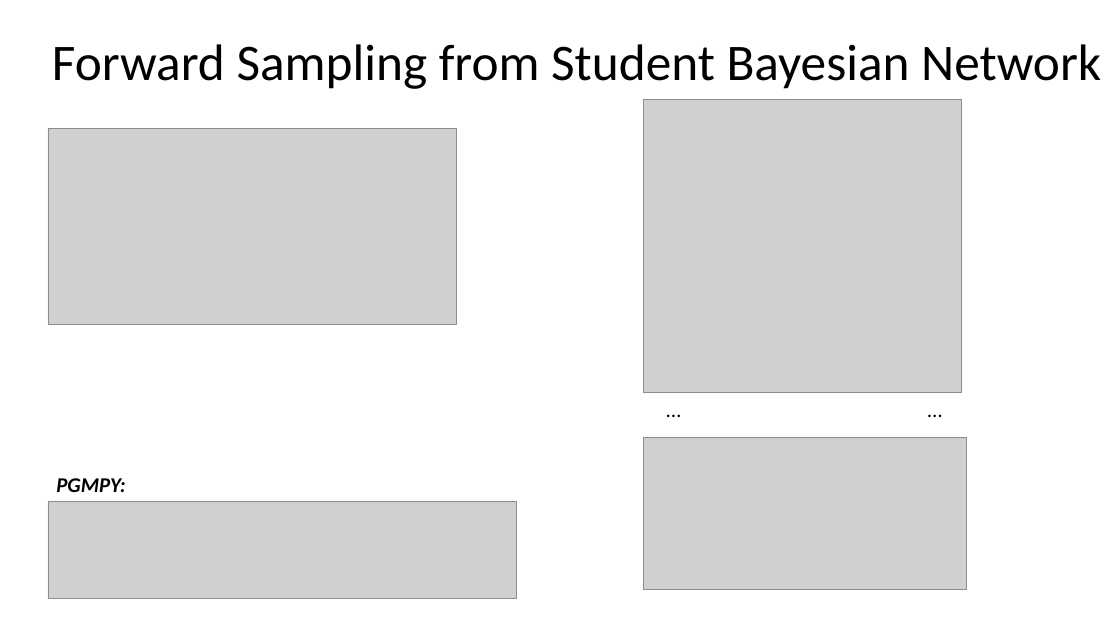
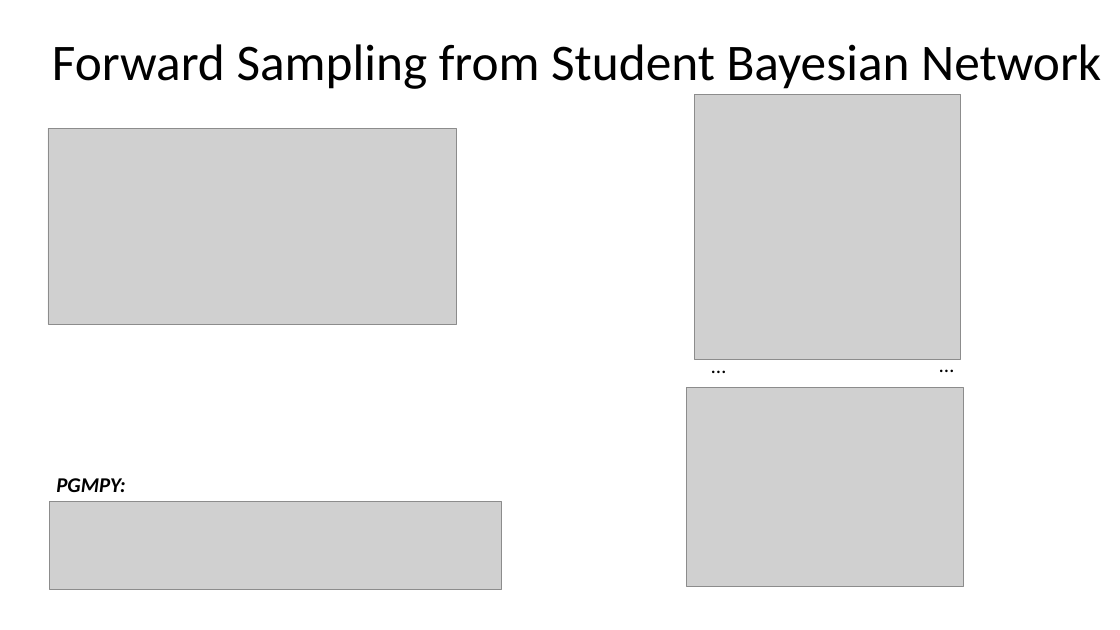
Before and after one commit to Mihir2/Student_Bayesian_Network, a slide deck: slide 4 of PGM_Inference_Draft2.pptx. Drawn at 1120x630 pixels with LibreOffice and Linux fonts; fonts in the diff are those of the drawing; grey boxes stand for pictures. Boxes give left, top, right and bottom in pixels: in the first picture for what was removed or moved away, otherwise in the second. Text is boxed around its words. In the diff, an @@ line names an element or a change of style, - is before the commit and + after.

```diff
--- a/PGM_Inference_Draft2.pptx
+++ b/PGM_Inference_Draft2.pptx
@@ picture: place and size @@
-picture at [644,99,962,392]
+picture at [695,94,960,359]
@@ text "…": place and size @@
-text "…" at [658,392,690,426]
+text "…" at [703,349,735,382]
@@ text "…": place and size @@
-text "…" at [920,392,952,426]
+text "…" at [932,348,964,381]
@@ picture: place and size @@
-picture at [644,438,967,589]
+picture at [687,387,964,586]
@@ picture: place and size @@
-picture at [48,502,517,598]
+picture at [50,502,501,589]
```
Also in this commit, not shown: 2 other slides changed, 2 slides added, 2 slides removed, 4 other files.
